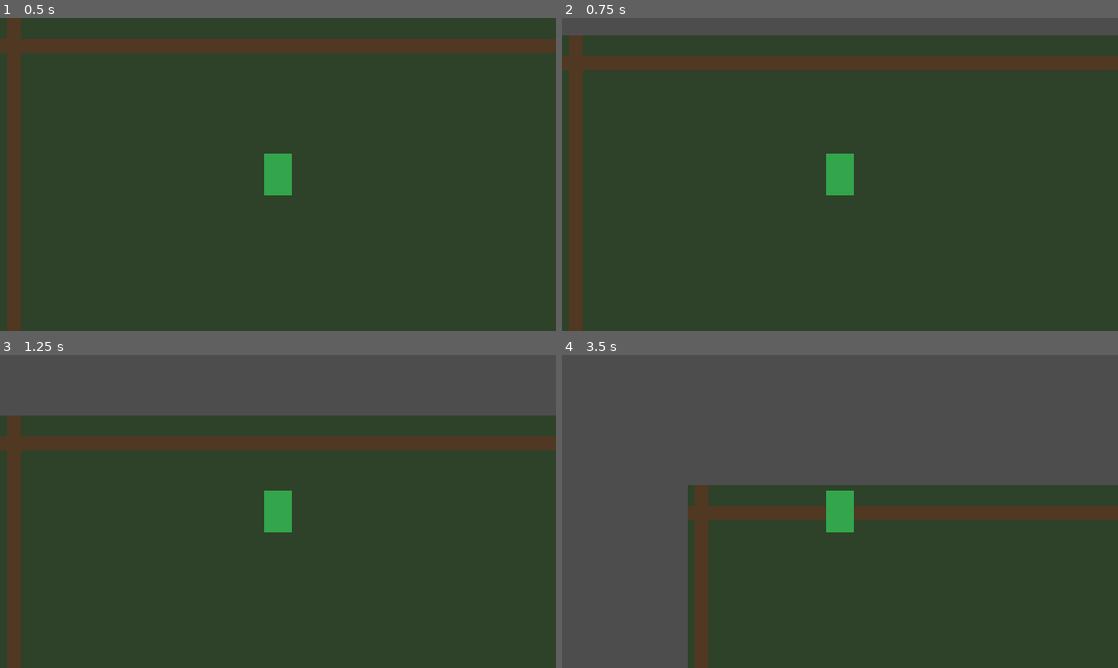
Above: before the commit, frames 1-4 (two rows, left to right).
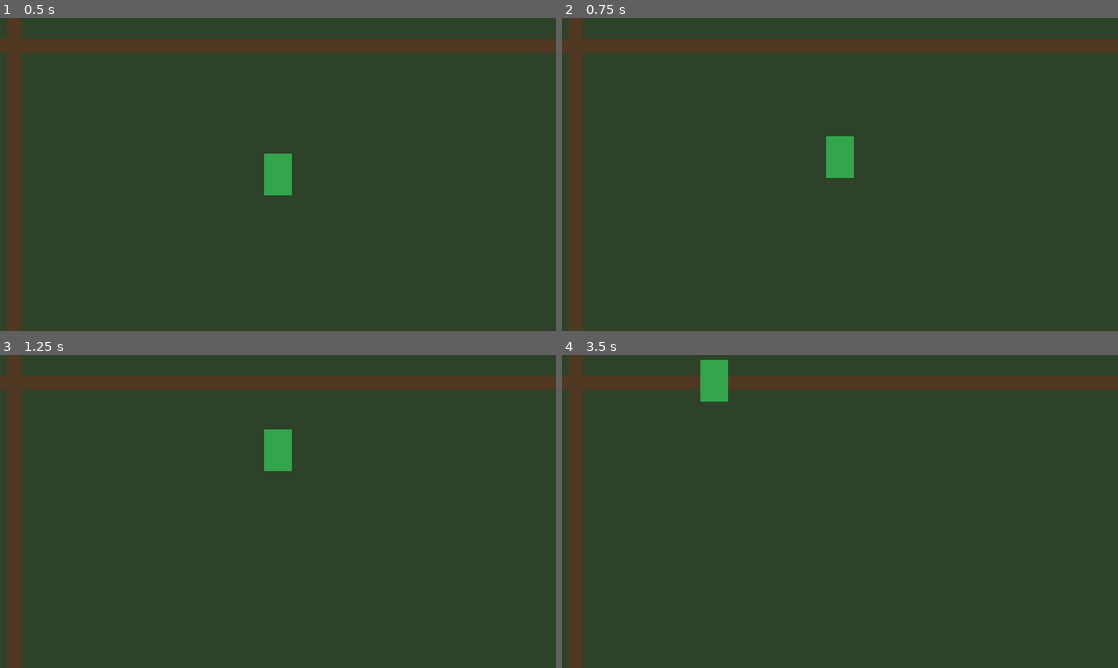
Above: after the commit, the same moments.

Repository: stasar14-rgb/Harvest-Dream
Game: Godot game, scene res://scenes/main.tscn
Two runs of this game, one before a commit and one after it. Both use one fixed random seed, a clock stepped at 60 frames per second and the inputs below.
Inputs:
- Up to frame 1 (0.5 s): no input
- Up to frame 2 (0.75 s): tap Enter at 0.5 s; hold W (move_up) from 0.53 s (still down)
- Up to frame 3 (1.25 s): keep holding W (move_up)
- Up to frame 4 (3.5 s): release W (move_up) at 2.03 s; hold A (move_left) from 2.03 s (still down)

Frame 1 is identical in both runs. In frame 2, 15% of the frame differs, in the area x 0-100%, y 0-57%; in frame 3, 25%; in frame 4, 60%, in the area x 0-100%, y 0-100%.

Commit message:
Aktiviere arealabhängige Kameragrenzen

Diff:
--- a/scenes/main.tscn
+++ b/scenes/main.tscn
@@ -1,11 +1,13 @@
-[gd_scene load_steps=3 format=3]
+[gd_scene load_steps=4 format=3]
 
-[ext_resource type="PackedScene" path="res://scenes/test_area.tscn" id="1_test_area"]
-[ext_resource type="PackedScene" path="res://scenes/player/player.tscn" id="2_player"]
+[ext_resource type="Script" path="res://scripts/main.gd" id="1_main"]
+[ext_resource type="PackedScene" path="res://scenes/test_area.tscn" id="2_test_area"]
+[ext_resource type="PackedScene" path="res://scenes/player/player.tscn" id="3_player"]
 
 [node name="Main" type="Node"]
+script = ExtResource("1_main")
 
-[node name="TestArea" parent="." instance=ExtResource("1_test_area")]
+[node name="TestArea" parent="." instance=ExtResource("2_test_area")]
 
-[node name="Player" parent="." instance=ExtResource("2_player")]
+[node name="Player" parent="." instance=ExtResource("3_player")]
 position = Vector2(320, 180)
